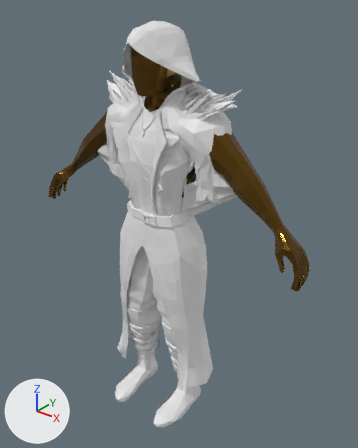
Renders of the Blender file Blender/Balen2.blend from each side of a commit.
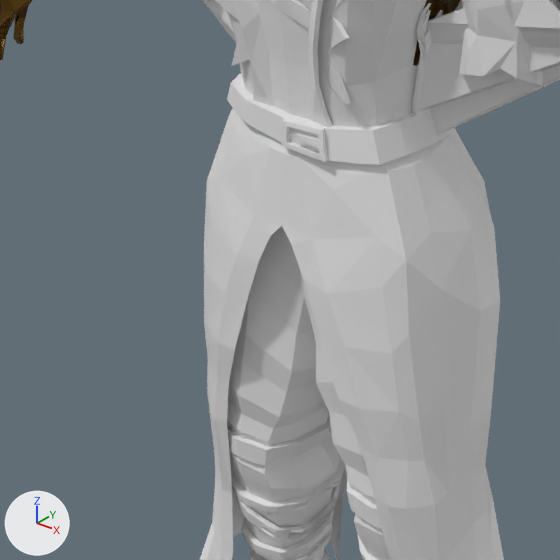
There are two pictures of each version: one whole from a 50 mm lens placed at (3.5, -4.01, 2.61), pointed at (0.15, 0.17, 0.01), one close up on the part from 17% to 63% of the width and 40% to 77% of the height. The axes (+X, +Y, +Z) are drawn at lower left. The lights are the same throughout.

The first close-up shows 'Cube.005', 'Cube.006', 'Cube.009', 'Cylinder', 'RAGS', 'THEBALEN', 'THEBALEN.001', 'THEBALEN.002', 'THEBALEN.004', 'THEBALEN.005', 'THEBALEN.006', 'UNDERSHIRT'.
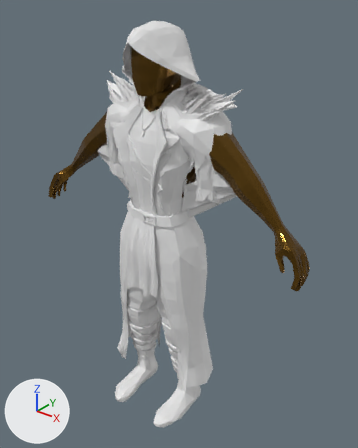
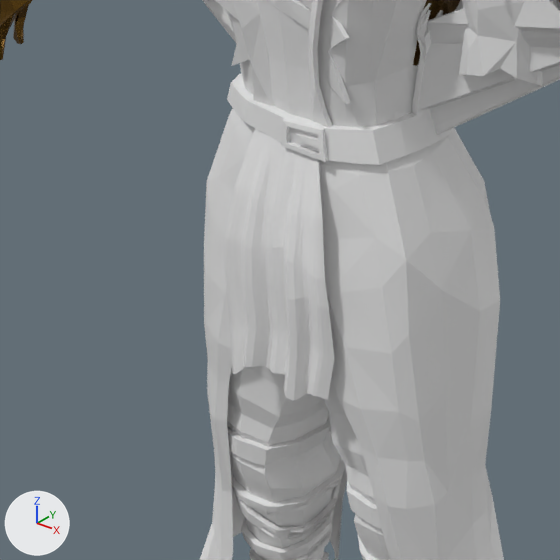
Commit message: Balen cape additions

Location of each change, (x1, y1, x2, y2) in pixels of the close-ups (560 x 560 px):
'Plane.003', added
    after: (225, 128, 334, 400)

What the commit changed:
Mesh me_plane is new.
It has 301 vertices, 252 faces and spans x -0.9..1.0, y -1.89..0.15, z -0.43..0.15.
Object 'Plane.003' (ob_plane_003) is new; it shows me_plane.
Its location is (0.0, -0.28, 0.182).
Its rotation in degrees is (78, 0, 0).
Its scale is (0.265, 0.511, 0.265).
